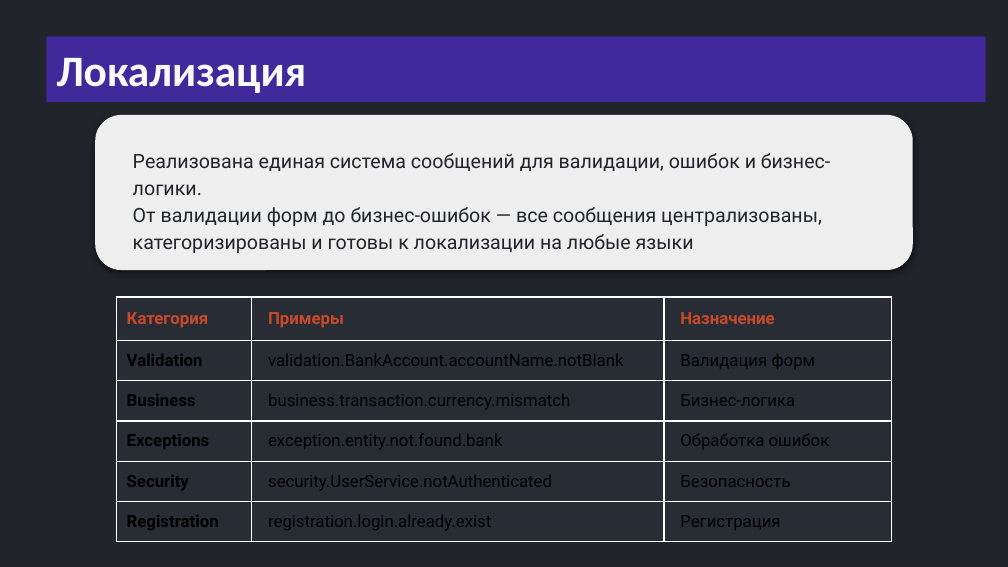
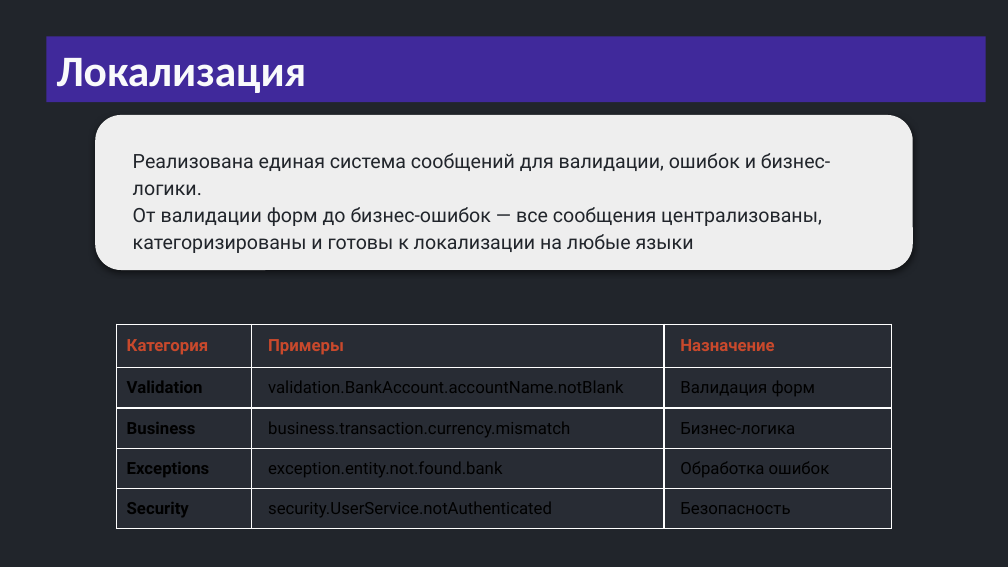
Before and after one commit to semusv/Bank_analyzer, a slide deck: slide 16 of bank_analyzer.pptx. Drawn at 1008x567 pixels with LibreOffice and Linux fonts; fonts in the diff are those of the drawing. Boxes give left, top, right and bottom in pixels: in the first picture for what was removed or moved away, otherwise in the second. Text is boxed around its words. In the diff, an @@ line names an element or a change of style, - is before the commit and + after.

```diff
--- a/bank_analyzer.pptx
+++ b/bank_analyzer.pptx
@@ table at <box>117,325,891,531</box> @@
-row 6: Registration | registration.login.already.exist | Регистрация
@@ table: place and size @@
-table at <box>117,297,891,544</box>
+table at <box>117,325,891,531</box>
```
Also in this commit, not shown: 2 other slides changed, 1 slide added, 3 other files.
